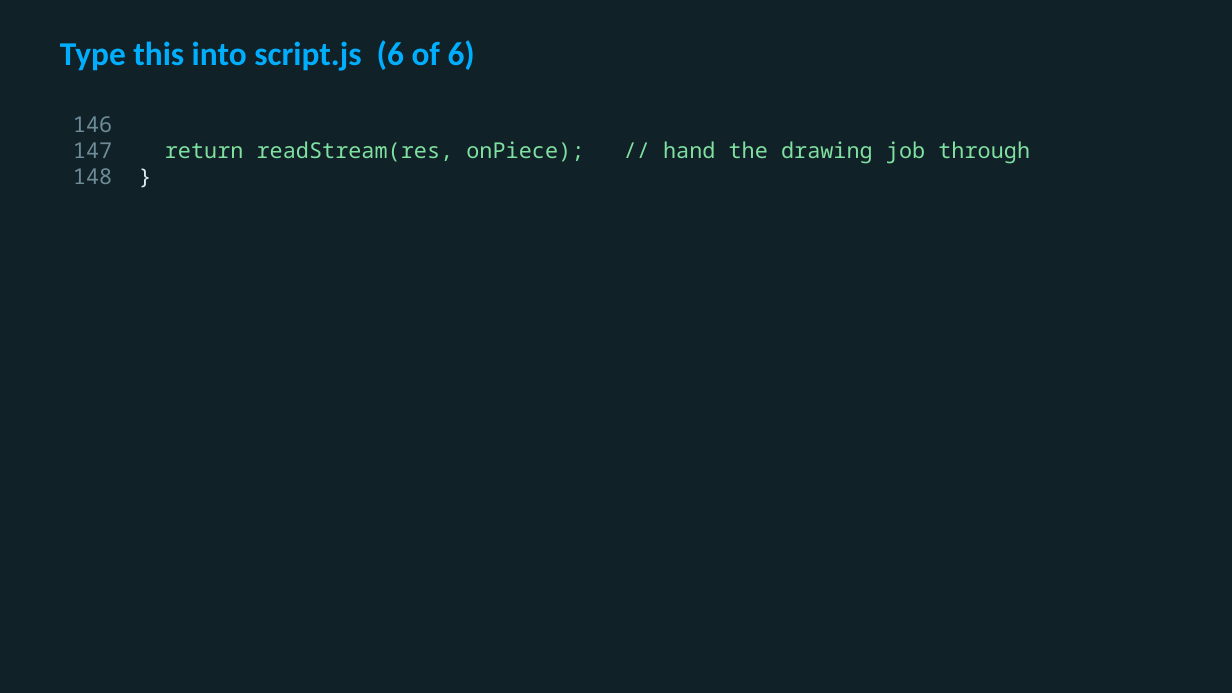
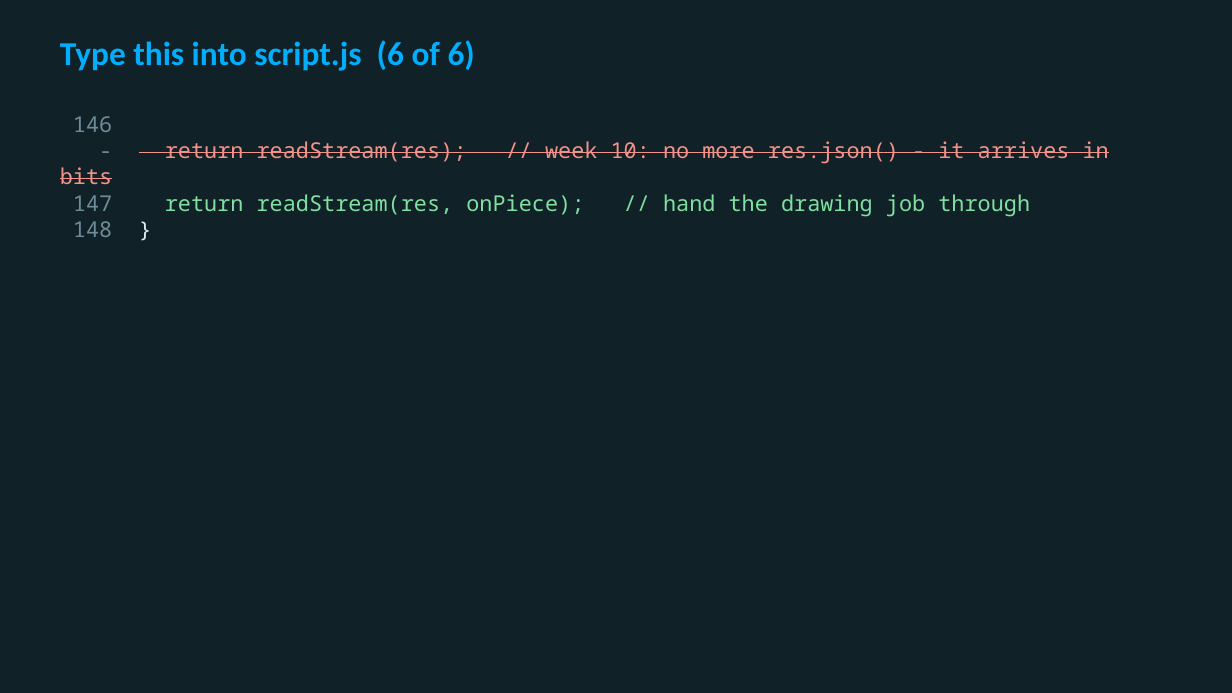
Before and after one commit to utgapps/utgapps.github.io, a slide deck: slide 11 of ai101/slides/week-11.pptx. Drawn at 1232x693 pixels with LibreOffice and Linux fonts; fonts in the diff are those of the drawing. Boxes give left, top, right and bottom in pixels: in the first picture for what was removed or moved away, otherwise in the second. Text is boxed around its words. In the diff, an @@ line names an element or a change of style, - is before the commit and + after.

```diff
--- a/ai101/slides/week-11.pptx
+++ b/ai101/slides/week-11.pptx
@@ text at (165,141,1109,164): paragraph added @@
+- return readStream(res); // week 10: no more res.json() - it arrives in bits
```
Also in this commit, not shown: 5 other slides changed, 36 other files.
